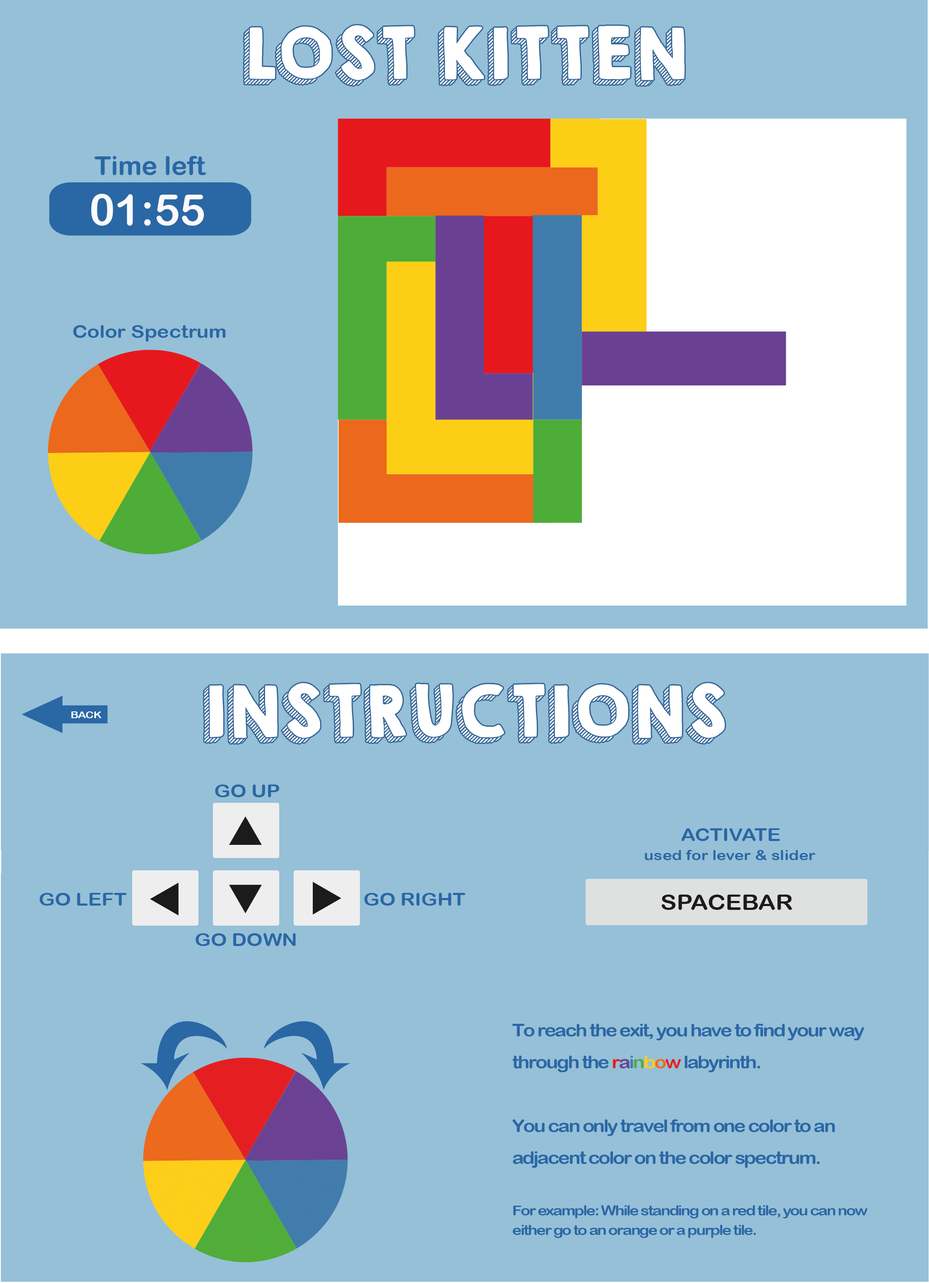
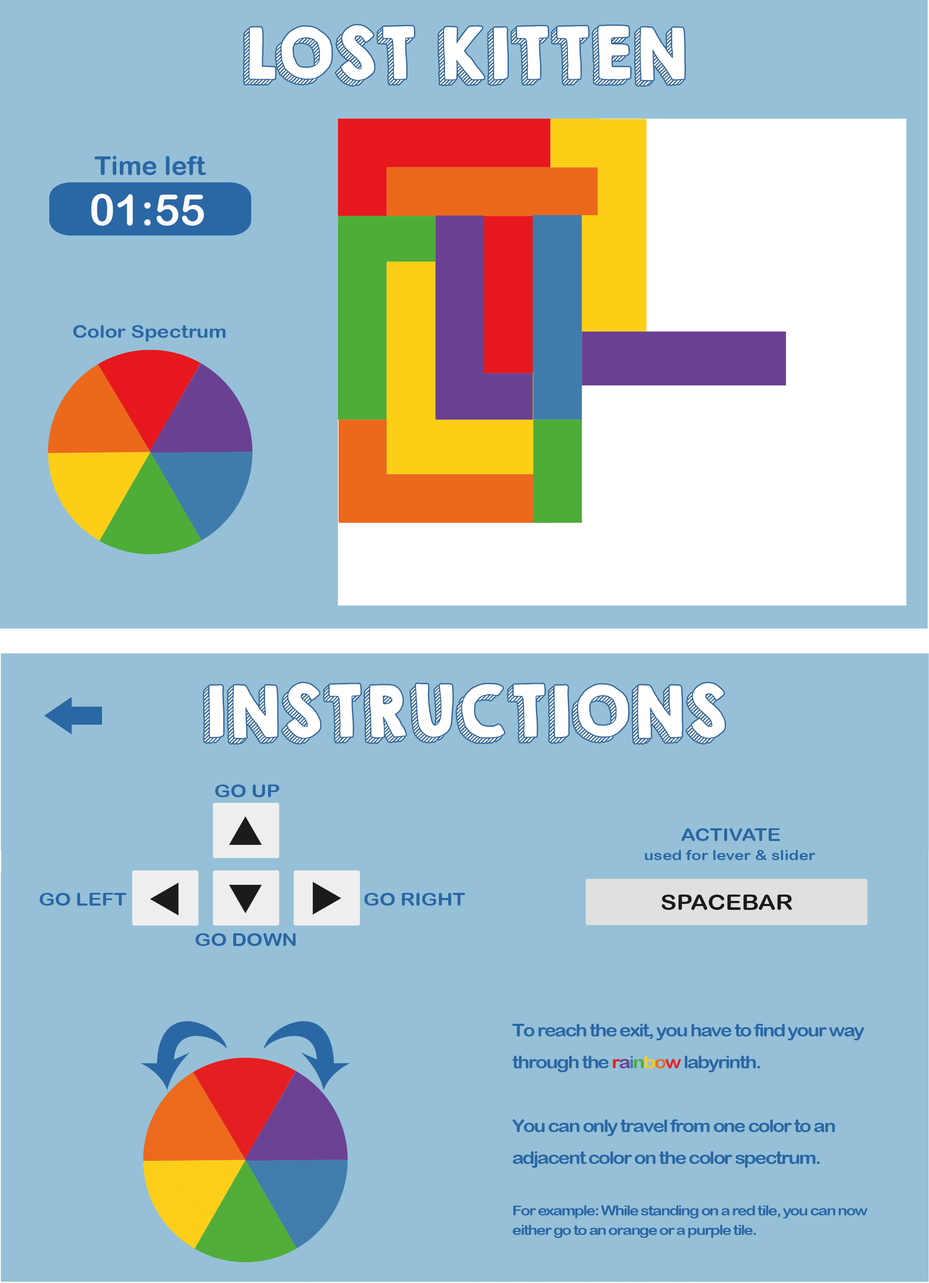
Comparing the layer stacks of the two 929px x 1283px images. Changes:
painted on "Vorm 3" over (264, 1042, 272, 1049)
hid "BACK", moved it above "Vorm 1", painted on it over (71, 711, 102, 719)
painted on "Vorm 1", unmasked it over (21, 695, 108, 735)
